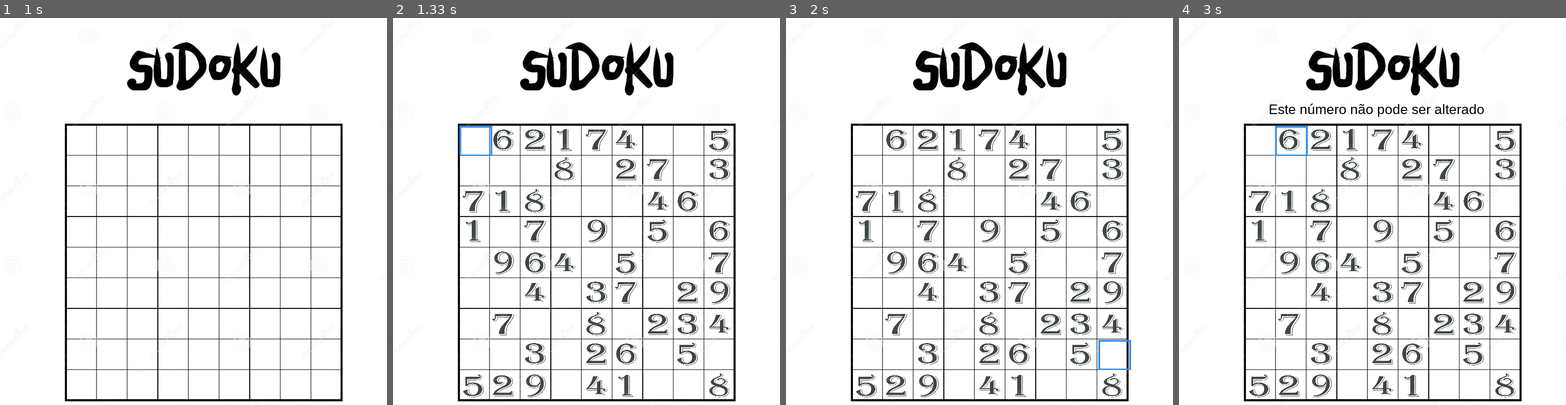
Above: before the commit, frames 1-4 (left to right).
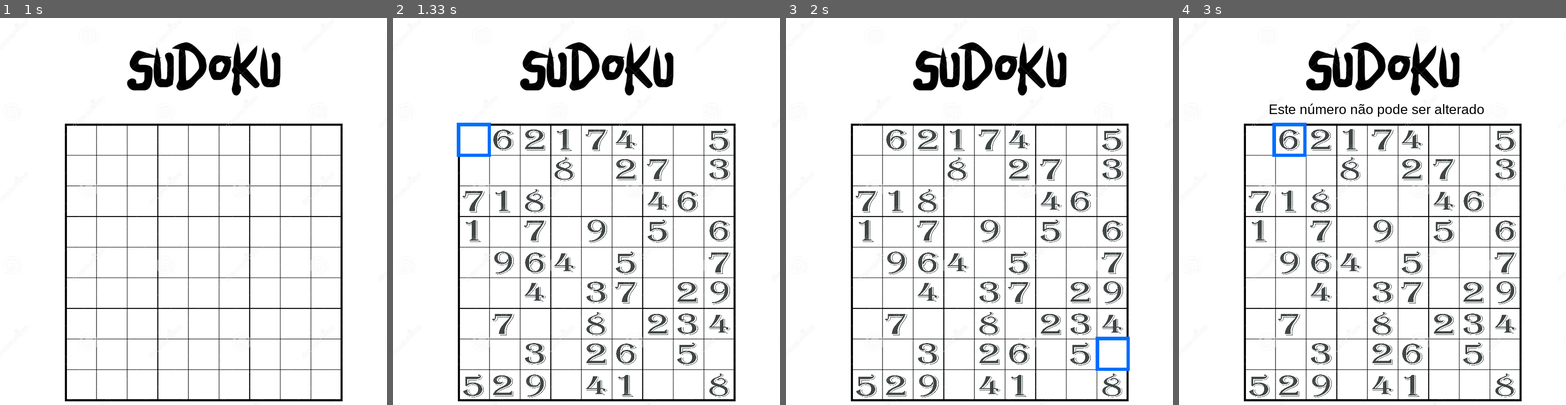
Above: after the commit, the same moments.

Repository: memdygu100/Sudoku-Pygame
Game: pygame game, started from main.py
Same seed, same stepped clock (60 frames per second), same inputs: the game is played once before the commit and once after it.
Inputs (mouse positions are in pixels of both pictures, inside the frame that each line leads up to):
- Up to frame 1 (1 s): click (193, 211) at 0.38 s; tap Enter at 0.67 s
- Up to frame 2 (1.33 s): click (466, 153) at 1.27 s
- Up to frame 3 (2 s): move the mouse to (1122, 346) at 1.6 s; click (1122, 346) at 1.9 s
- Up to frame 4 (3 s): move the mouse to (1279, 134) at 2.33 s; click (1279, 134) at 2.7 s

Frame 1 is identical in both runs. In frame 2, 0.3% of the frame differs, in the area x 16-26%, y 27-36%; in frame 3, 0.3%; in frame 4, 0.3%.

Commit message:
quadrado selecao atualizado

Diff:
--- a/main.py
+++ b/main.py
@@ -119,8 +119,8 @@
 botao_fundo_menu = pygame.transform.scale(janela_fundo_vitoria, (300, 75))
 quadrado_menu = pygame.image.load("Assets/Janela Fundo Vitoria.jpg")
 quadrado_menu = pygame.transform.scale(janela_fundo_vitoria, (600, 150))
-quadrado_selecao = pygame.image.load("Assets/TIRAR _FUNDO 2-Photoroom.png")
-quadrado_selecao = pygame.transform.scale(quadrado_selecao, (93, 97))
+quadrado_selecao = pygame.image.load("Assets/New Piskel (1).png")
+quadrado_selecao = pygame.transform.scale(quadrado_selecao, (75, 75))
 
 Sudoku_playground = [[0 for _ in range(9)] for _ in range(9)]
 
@@ -282,7 +282,7 @@
                     janela.blit(text_time_surface, text_time_rect)
                     jogo_finalizado = True
                 if pressionado:
-                    janela.blit(quadrado_selecao, (Matrizes.posicoes_x[coluna_selecionada] - 15, Matrizes.posicoes_y[linha_selecionada] - 19))
+                    janela.blit(quadrado_selecao, (Matrizes.posicoes_x[coluna_selecionada] - 10, Matrizes.posicoes_y[linha_selecionada] - 10))
 
                 pygame.display.update()
                 precisa_redesenhar = False
Binary file added: Assets/New Piskel (1).png
